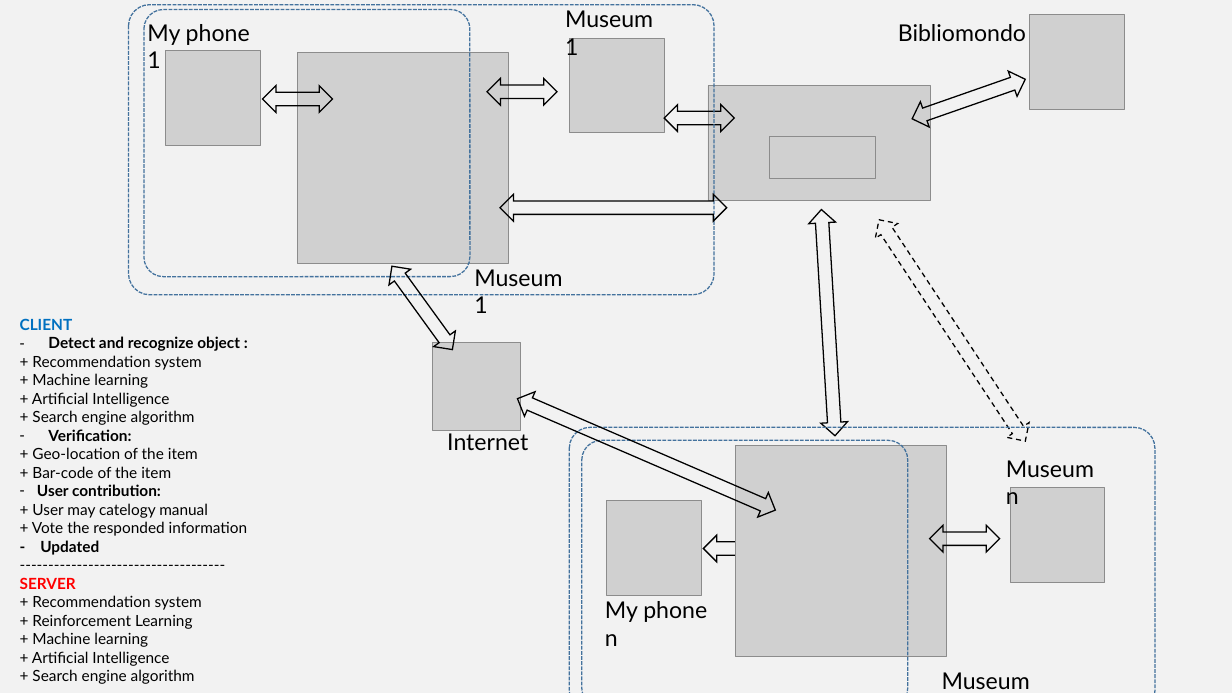
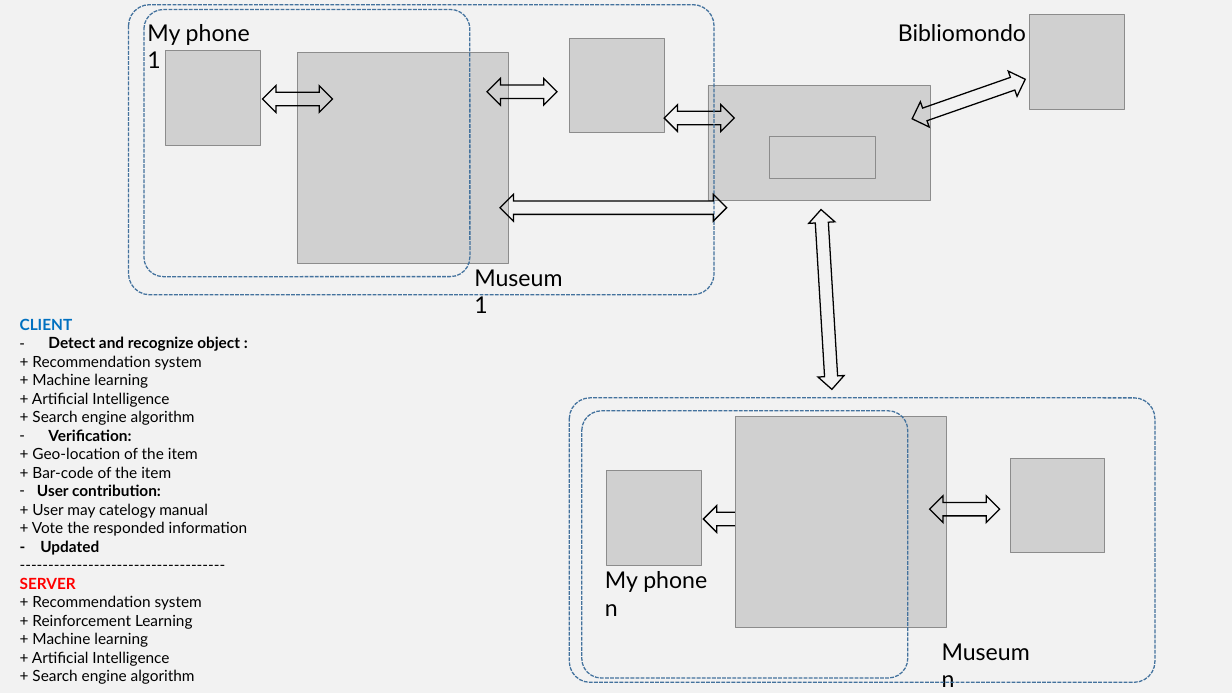
Before and after one commit to dungdovu/DGA1031, a slide deck: slide 20 of DGA1031/What is it.pptx (slide 14 before the commit). Drawn at 1232x693 pixels with LibreOffice and Linux fonts; fonts in the diff are those of the drawing; grey boxes stand for pictures. Boxes give left, top, right and bottom in pixels: in the first picture for what was removed or moved away, otherwise in the second. Text is boxed around its words. In the diff, an @@ line names an element or a change of style, - is before the commit and + after.

```diff
--- a/DGA1031/What is it.pptx
+++ b/DGA1031/What is it.pptx
@@ text removed at [565,10,653,61] @@
-Museum 1
@@ left right arrow: place and size @@
-left right arrow at [808,209,849,437]
+left right arrow at [808,209,845,390]
@@ left right arrow removed at [868,212,1037,449] @@
@@ left right arrow removed at [381,259,463,358] @@
@@ picture removed at [433,342,520,430] @@
@@ left right arrow removed at [513,386,781,522] @@
@@ text removed at [447,430,528,450] @@
-Internet
@@ text removed at [1006,460,1094,510] @@
-Museum n
@@ 3 pictures, 2 texts, 2 left right arrows, 2 rounded rectangles: place and size @@
-3 pictures, 2 texts, 2 left right arrows, 2 rounded rectangles at [569,428,1155,693]
+3 pictures, 2 texts, 2 left right arrows, 2 rounded rectangles at [569,398,1155,687]
```
Also in this commit, not shown: 8 other slides changed, 6 slides added, 5 other files.
